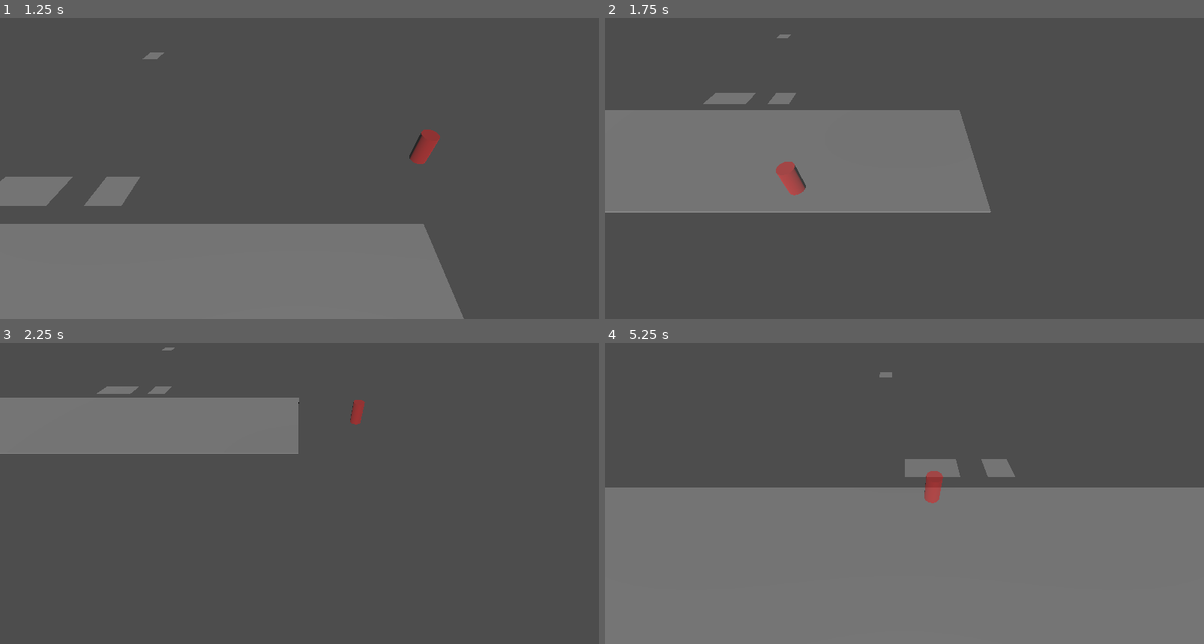
Above: before the commit, frames 1-4 (two rows, left to right).
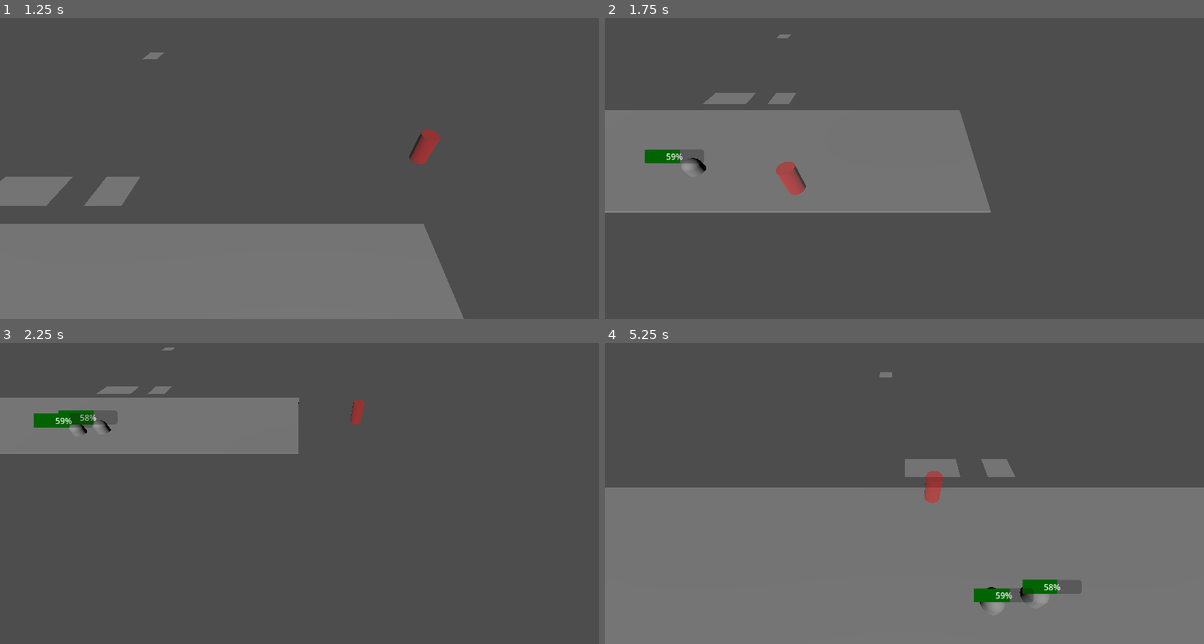
Above: after the commit, the same moments.

Repository: vhladko/tower_defence
Game: Godot game, scene res://main.tscn
Two runs of this game, one before a commit and one after it. Both use one fixed random seed, a clock stepped at 60 frames per second and the inputs below.
Inputs (mouse positions are in pixels of both pictures, inside the frame that each line leads up to):
- Up to frame 1 (1.25 s): tap Enter at 0.5 s; move the mouse to (431, 135) at 0.52 s; hold Right (ui_right) from 0.53 s (still down); tap Mouse wheel up (zoom_in) at 0.6 s; click (431, 135) at 0.67 s
- Up to frame 2 (1.75 s): move the mouse to (784, 168) at 1.27 s; release Right (ui_right) at 1.28 s; hold Down (ui_down) from 1.28 s (still down); tap Mouse wheel down (zoom_out) at 1.35 s
- Up to frame 3 (2.25 s): move the mouse to (359, 403) at 2.02 s; release Down (ui_down) at 2.03 s; hold Right (ui_right) from 2.03 s (still down); tap Mouse wheel up (zoom_in) at 2.1 s
- Up to frame 4 (5.25 s): move the mouse to (874, 541) at 2.77 s; release Right (ui_right) at 2.78 s; hold Up (ui_up) 2.78-3.53 s; tap Mouse wheel down (zoom_out) at 2.85, 4.35 s; click (874, 541) at 2.92 s; move the mouse to (1084, 526) at 3.52 s; hold Left (ui_left) 3.53-5.03 s; tap Mouse wheel up (zoom_in) at 3.6, 5.1 s; move the mouse to (724, 424) at 4.27 s; move the mouse to (934, 475) at 5.02 s; hold Down (ui_down) from 5.03 s (still down); click (934, 475) at 5.17 s

Frame 1 is identical in both runs. In frame 2, 0.5% of the frame differs, in the area x 6-17%, y 43-52%; in frame 3, 0.7%; in frame 4, 1.0%, in the area x 61-80%, y 78-90%.

Commit message:
add tower model

Diff:
--- a/main.tscn
+++ b/main.tscn
@@ -1,10 +1,10 @@
-[gd_scene load_steps=5 format=3 uid="uid://p0qdox26gotr"]
+[gd_scene load_steps=7 format=3 uid="uid://p0qdox26gotr"]
 
-[ext_resource type="PackedScene" uid="uid://bnh8qr14dp22m" path="res://addons/mob_spawner/mob_spawner.tscn" id="2_0xm2m"]
 [ext_resource type="PackedScene" uid="uid://bs72ogkvdd7d6" path="res://addons/proto_controller/proto_controller.tscn" id="1_ig7tw"]
 [ext_resource type="PackedScene" uid="uid://vwt3pida7hlb" path="res://building/building_area.tscn" id="2_0xm2m"]
 [ext_resource type="PackedScene" uid="uid://j8p3cyyf2xr7" path="res://building/placement_controller.tscn" id="3_1bvp3"]
 [ext_resource type="PackedScene" uid="uid://dlc7y1hdgupqe" path="res://building/ghost_building.tscn" id="4_lquwl"]
+[ext_resource type="PackedScene" uid="uid://bnh8qr14dp22m" path="res://addons/mob_spawner/mob_spawner.tscn" id="5_lquwl"]
 
 [sub_resource type="Curve3D" id="Curve3D_0xm2m"]
 closed = true
@@ -13,7 +13,6 @@
 "tilts": PackedFloat32Array(0, 0, 0)
 }
 point_count = 3
-
 
 [node name="main" type="Node3D"]
 
@@ -29,12 +28,9 @@
 transform = Transform3D(1, 0, 0, 0, 1, 0, 0, 0, 1, 2.95284, 8.5997, 0.153399)
 
 [node name="Path3D" type="Path3D" parent="."]
-transform = Transform3D(1, 0, 0, 0, 1, 0, 0, 0, 1, 6.46299, 0.925124, 0.386)
+transform = Transform3D(1, 0, 0, 0, 1, 0, 0, 0, 1, 6.46299, -0.074876, 0.386)
 curve = SubResource("Curve3D_0xm2m")
 
-[node name="mob_spawner" parent="." node_paths=PackedStringArray("path") instance=ExtResource("2_0xm2m")]
-transform = Transform3D(1, 0, 0, 0, 1, 0, 0, 0, 1, -3.92567, 0.02001, 0.380055)
-path = NodePath("../Path3D")
 [node name="BuildingArea" parent="." instance=ExtResource("2_0xm2m")]
 transform = Transform3D(1, 0, 0, 0, 1, 0, 0, 0, 1.1, 0, -2, -31)
 
@@ -49,3 +45,6 @@
 
 [node name="BuildingArea4" parent="." instance=ExtResource("2_0xm2m")]
 transform = Transform3D(1, 0, 0, 0, 1, 0, 0, 0, 1, 10, 0, -7)
+
+[node name="mob_spawner" parent="." node_paths=PackedStringArray("path") instance=ExtResource("5_lquwl")]
+path = NodePath("../Path3D")
Binary file added: assets/tower.glb
Not shown, added: assets/tower.glb.import
